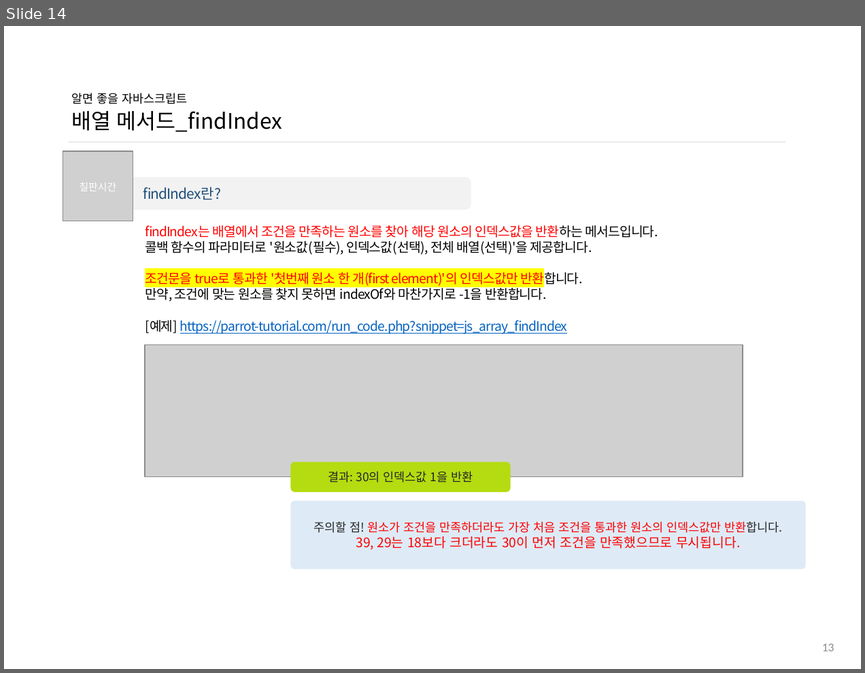
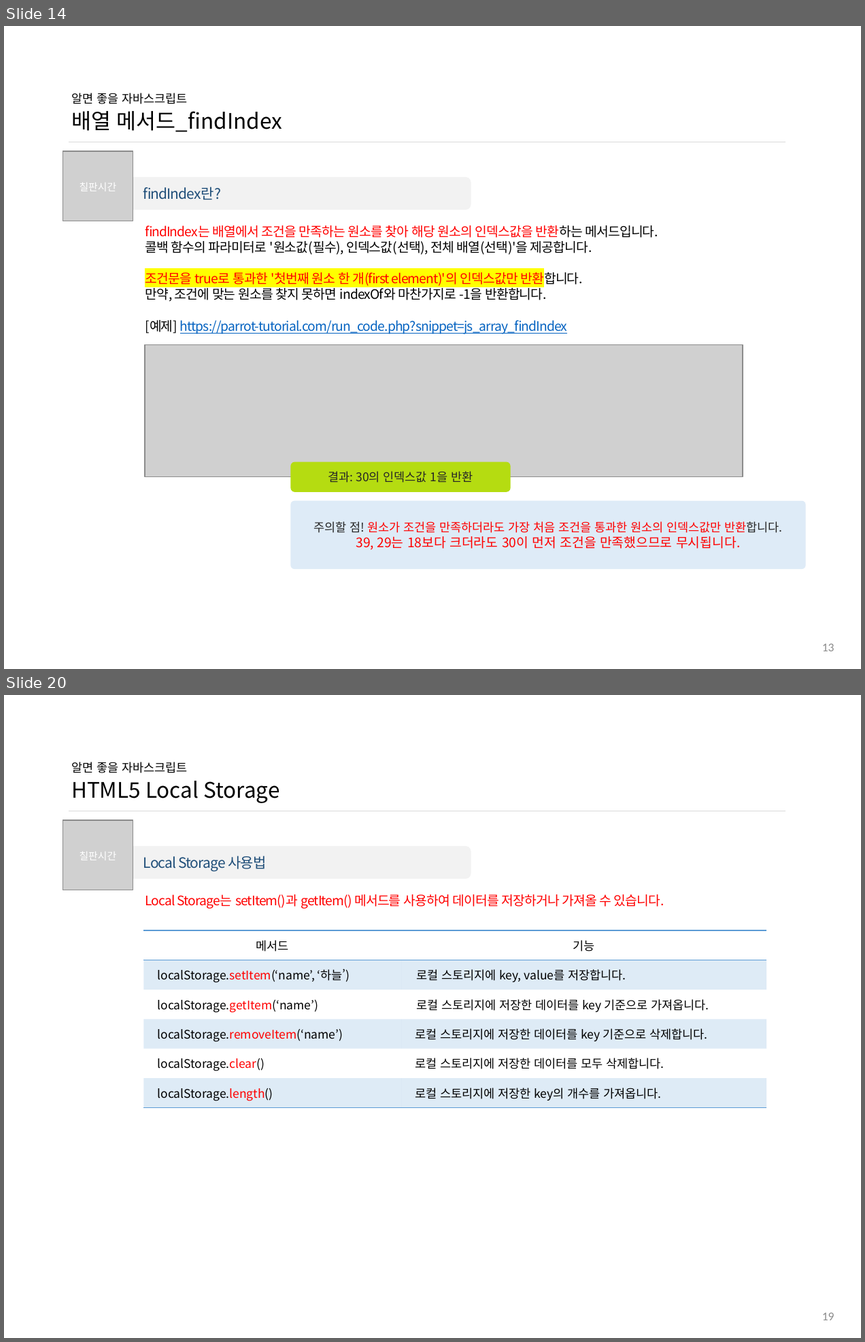
Before and after one commit to ddowon/vueStudy, a slide deck: 01.참고자료/191024_알면 좋을 자바스크립트.pptx. Shown one above the other, each under a label of ours: slide 14 before the commit, slides 14 and 20 after it; the slides between them are not shown. The pictures are 865x673 and 865x1342 pixels, drawn with LibreOffice and Linux fonts; fonts in the diff are those of the drawing; grey boxes stand for pictures; background and template pictures are left out. Boxes give left, top, right and bottom in pixels: in the first picture for what was removed or moved away, otherwise in the second. Text is boxed around its words. In the diff, an @@ line names an element or a change of style, - is before the commit and + after.

Commit message:
10월 31일 10차 자바스크립트 스터디 보조자료 업데이트

```diff
--- a/01.참고자료/191024_알면 좋을 자바스크립트.pptx
+++ b/01.참고자료/191024_알면 좋을 자바스크립트.pptx
@@ slide 20 added at box(4, 695, 861, 1338), background #FFFFFF @@
@@ title added at box(71, 762, 279, 803), 18 pt, text #000000 @@
+알면 좋을 자바스크립트
+HTML5 Local Storage
@@ line added from (68, 811) to (785, 811), #D9D9D9 0.5 pt @@
@@ picture added at box(63, 820, 133, 890) @@
@@ text added at box(79, 851, 117, 860), 8.5 pt, text #FFFFFF @@
+칠판시간
@@ rounded rectangle added at box(107, 846, 471, 879), fill #F2F2F2, 12 pt, text #1F4E79 @@
+Local Storage 사용법
@@ text added at box(145, 894, 664, 909), 11 pt, text #FF0000 @@
+Local Storage는 setItem()과 getItem() 메서드를 사용하여 데이터를 저장하거나 가져올 수 있습니다.
@@ table added at box(143, 930, 766, 1108), 6 rows, 2 columns @@
+메서드 | 기능
+localStorage.setItem(‘name’, ‘하늘’) | 로컬 스토리지에 key, value를 저장합니다.
+localStorage.getItem(‘name’) | 로컬 스토리지에 저장한 데이터를 key 기준으로 가져옵니다.
+localStorage.removeItem(‘name’) | 로컬 스토리지에 저장한 데이터를 key 기준으로 삭제합니다.
+localStorage.clear() | 로컬 스토리지에 저장한 데이터를 모두 삭제합니다.
+localStorage.length() | 로컬 스토리지에 저장한 key의 개수를 가져옵니다.
@@ page number added at box(822, 1312, 834, 1320), 10 pt, text #8C8C8C @@
+19
```
Also in this commit, not shown: 2 slides changed, 5 other slides added.
